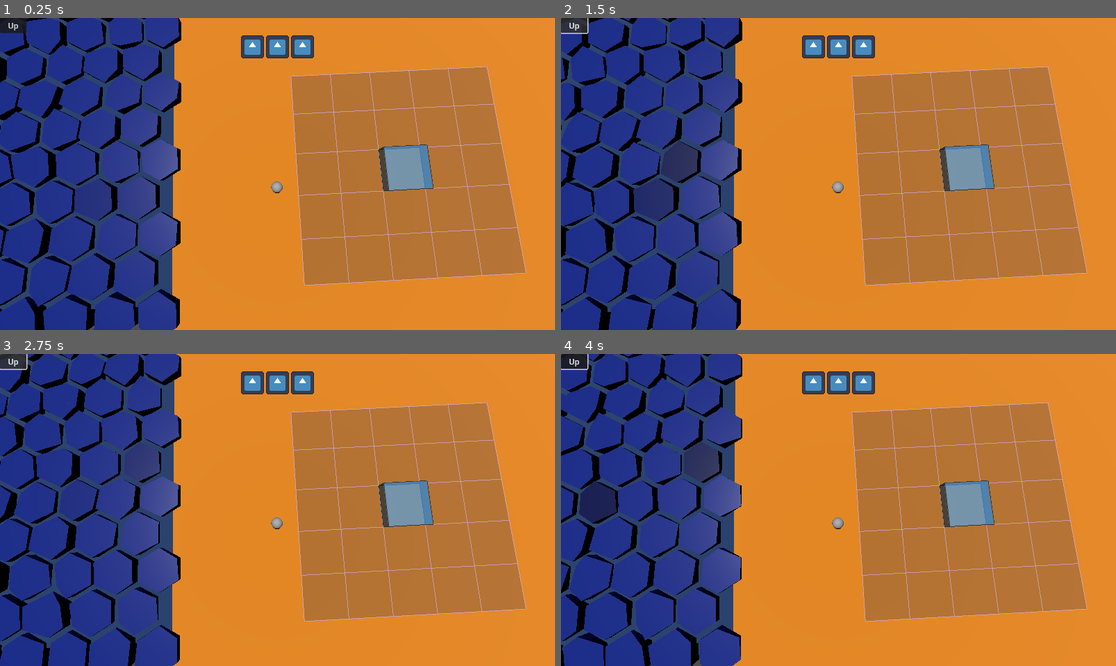
Above: before the commit, frames 1-4 (two rows, left to right).
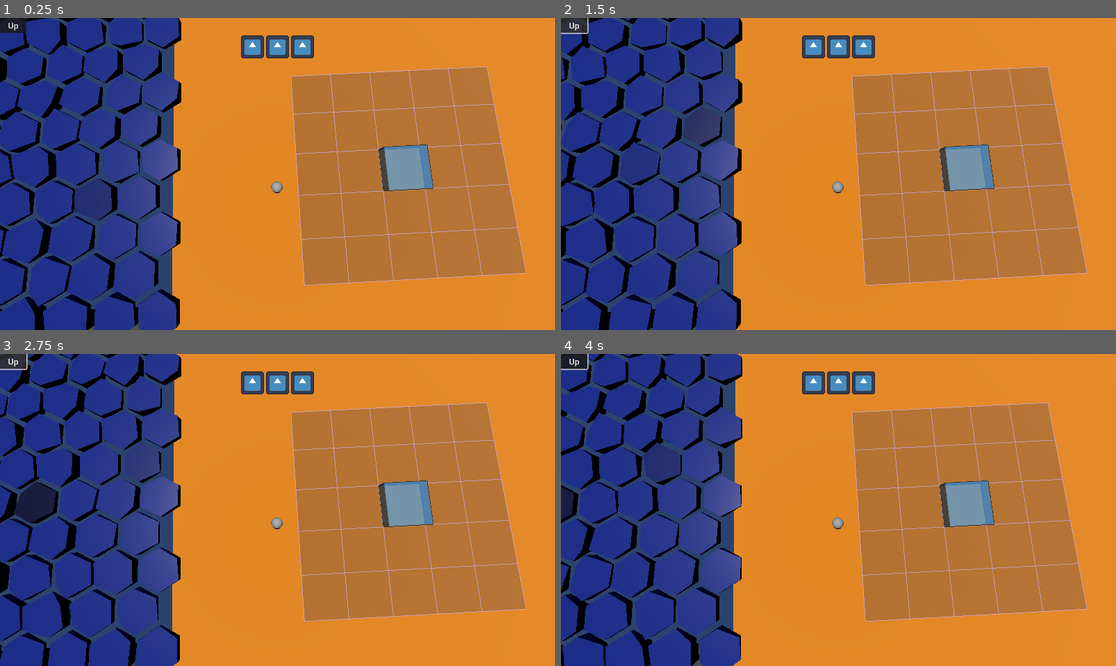
Above: after the commit, the same moments.

Repository: BinRoot/ludum-dare-58
Game: Godot game, scene res://Scenes/world.tscn
The game is run twice, just before and just after one commit, with the same random seed, the same clock (stepped at 60 frames per second) and the same inputs. The engine's default icon, where the game draws it, is replaced by a stand-in: a white triangle on a blue panel in a dark square.
Inputs (mouse positions are in pixels of both pictures, inside the frame that each line leads up to):
- Up to frame 1 (0.25 s): no input
- Up to frame 2 (1.5 s): click "Up" at 0.5 s; click "Up" at 1.25 s
- Up to frame 3 (2.75 s): click "Up" at 2 s
- Up to frame 4 (4 s): move the mouse to (960, 494) at 2.77 s; click (960, 494) at 2.92 s; drag from (727, 525) to (810, 572) at 3.52 s

The runs differ from the first frame. In frame 2, 2.0% of the frame differs, in the area x 13-29%, y 28-66%; in frame 3, 0.7%; in frame 4, 2.1%, in the area x 0-29%, y 28-55%.

Commit message:
fish random color

Diff:
--- a/Scenes/fish.gd
+++ b/Scenes/fish.gd
@@ -23,7 +23,7 @@
 # User parameters
 # ===============
 @export var graph: Array[Vector2i] = [Vector2i(1, 2), Vector2i(2, 3), Vector2i(2, 4), Vector2i(3, 4)]
-@export var move_speed := 2.0
+@export var move_speed := (randf() * 2) + 2
 @export var bounds_shape: CollisionShape3D
 
 @export var body_segments: int = 64
@@ -148,6 +148,9 @@
 			_make_eyes_look_at_target()
 
 func render_graph() -> void:
+	# Randomize fish color
+	base_color = Color(randf(), randf(), randf())
+
 	if _mesh_instance != null:
 		_mesh_instance.queue_free()
 	if _debug_mesh_instance != null:
